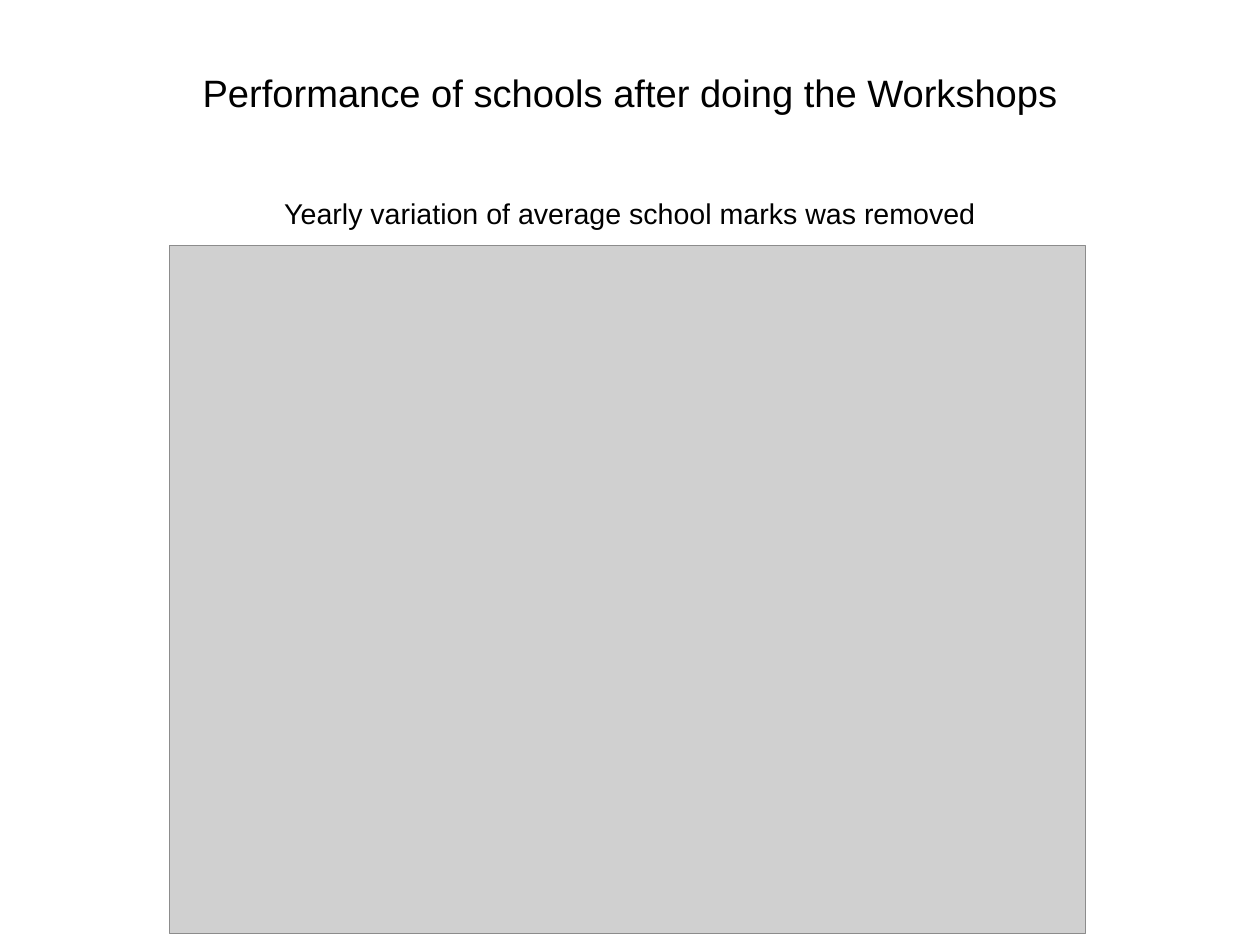
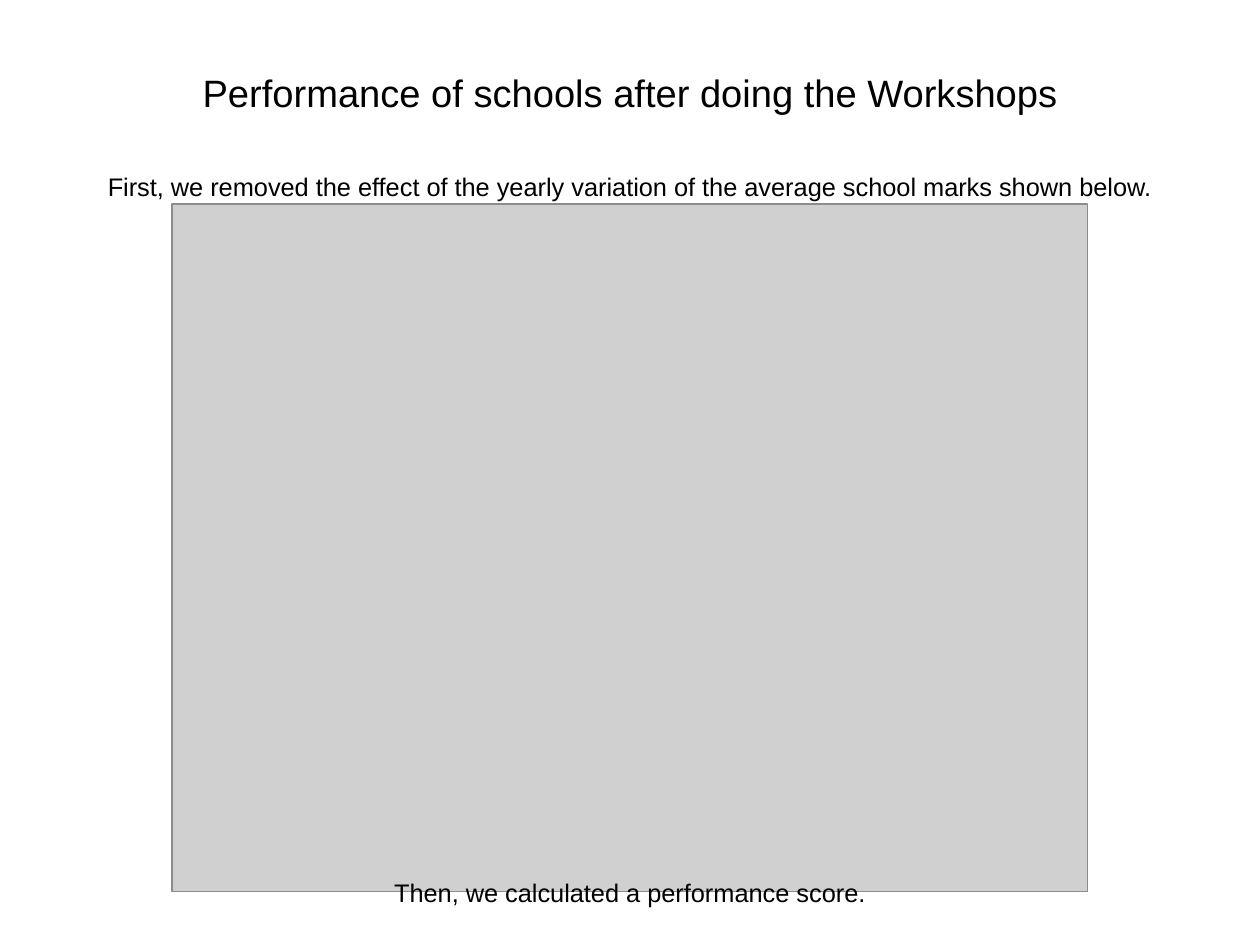
Before and after one commit to queise/JamboBukobaDataDive, a slide deck: slide 1 of Workshop_Impact/School_Performance_after_WS.ppt. Drawn at 1260x945 pixels with LibreOffice and Linux fonts; fonts in the diff are those of the drawing; grey boxes stand for pictures. Boxes give left, top, right and bottom in pixels: in the first picture for what was removed or moved away, otherwise in the second. Text is boxed around its words. In the diff, an @@ line names an element or a change of style, - is before the commit and + after.

```diff
--- a/Workshop_Impact/School_Performance_after_WS.ppt
+++ b/Workshop_Impact/School_Performance_after_WS.ppt
@@ text at <box>108,177,1151,202</box>: text changed; size 18 to 16 pt @@
-Yearly variation of average school marks was removed
+First, we removed the effect of the yearly variation of the average school marks shown below.
@@ picture: place and size @@
-picture at <box>170,246,1086,933</box>
+picture at <box>173,204,1088,891</box>
@@ text added at <box>394,883,865,907</box>, 16 pt, text #000000 @@
+Then, we calculated a performance score.
```
Also in this commit, not shown: 1 other slide changed.
